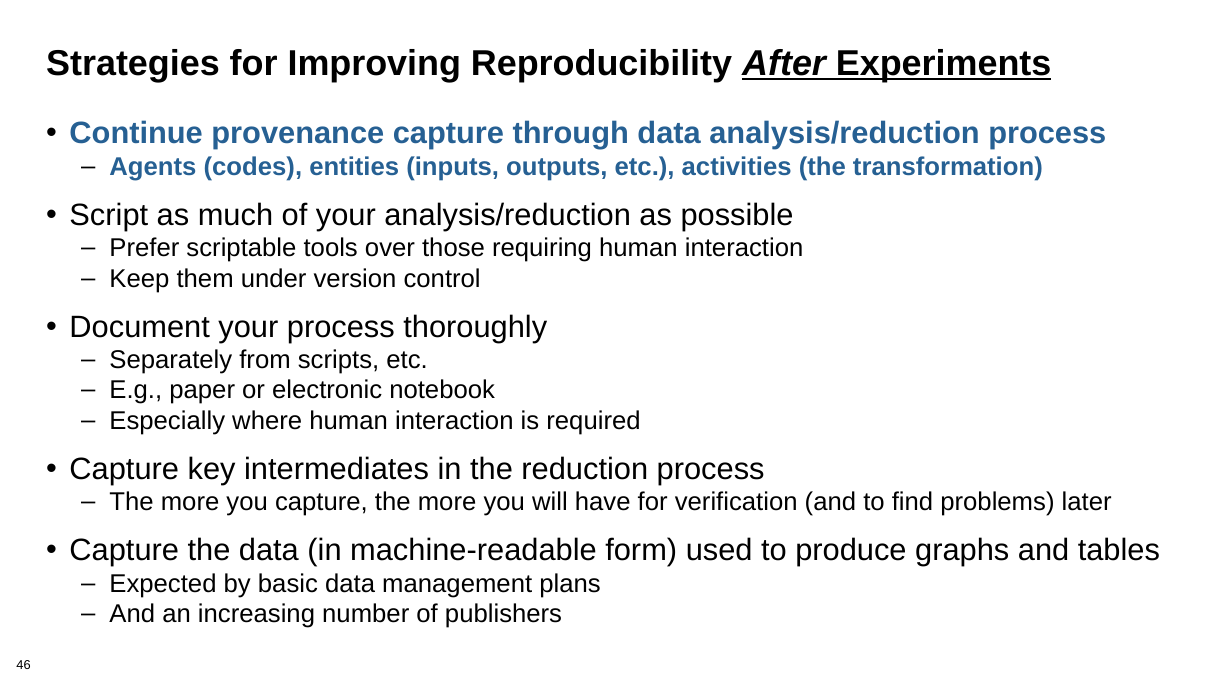
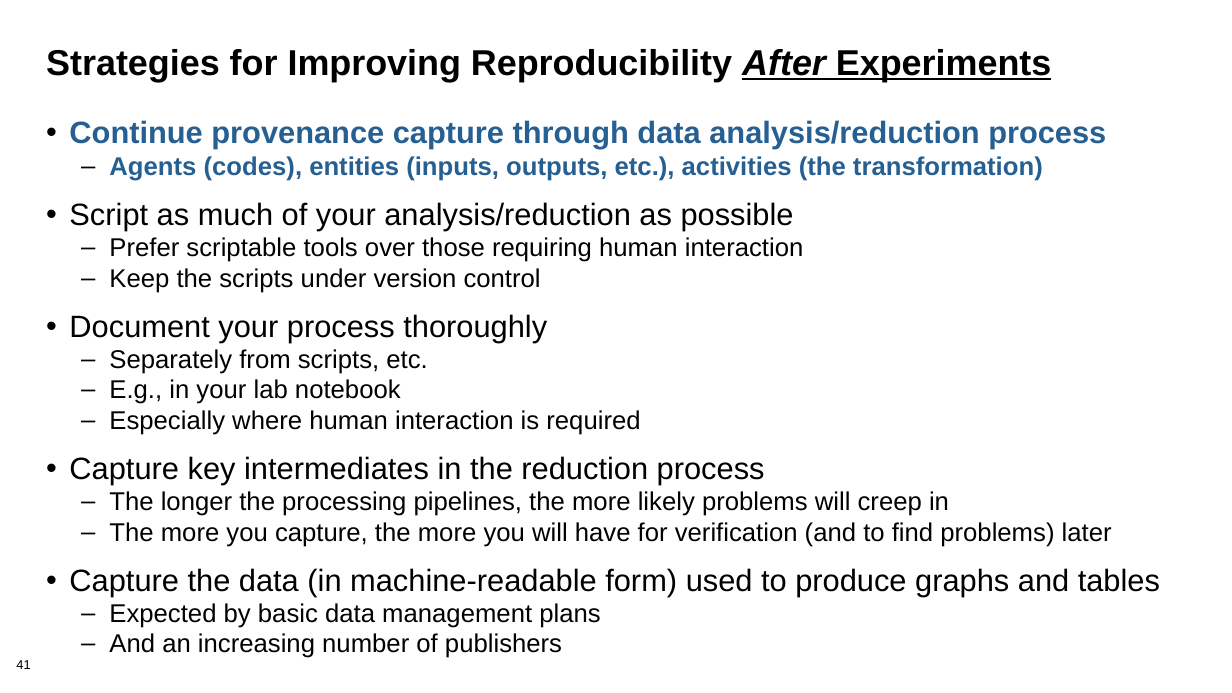
Before and after one commit to bssw-tutorial/presentations, a slide deck: slide 41 of repro-notebooks.pptx (slide 46 before the commit). Drawn at 1232x693 pixels with LibreOffice and Linux fonts; fonts in the diff are those of the drawing. Boxes give left, top, right and bottom in pixels: in the first picture for what was removed or moved away, otherwise in the second. Text is boxed around its words. In the diff, an @@ line names an element or a change of style, - is before the commit and + after.

Commit message:
Refinements to repro-notebooks presentation

```diff
--- a/repro-notebooks.pptx
+++ b/repro-notebooks.pptx
@@ text at bbox=[109, 268, 541, 293]: text changed @@
-  – Keep them under version control
+  – Keep the scripts under version control
@@ text at bbox=[109, 379, 401, 404]: text changed @@
-  – E.g., paper or electronic notebook
+  – E.g., in your lab notebook
@@ text at bbox=[109, 491, 949, 516]: paragraph added @@
+  – The longer the processing pipelines, the more likely problems will creep in
@@ page number at bbox=[16, 660, 30, 669]: text changed @@
-46
+41
```
Also in this commit, not shown: 14 other slides changed, 5 slides removed.
